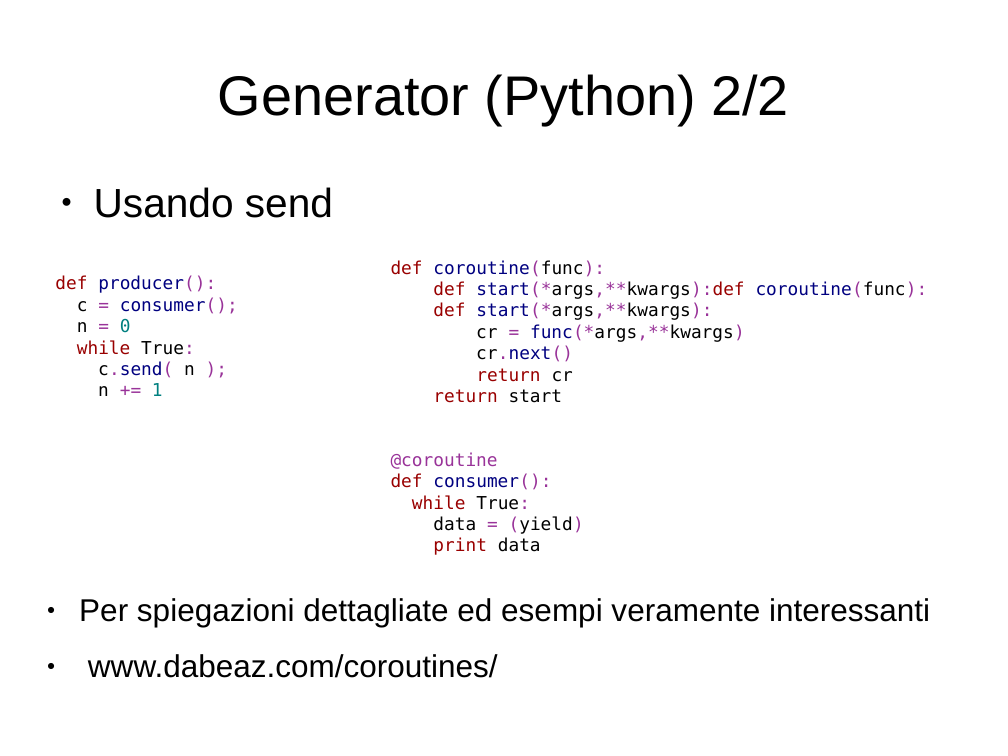
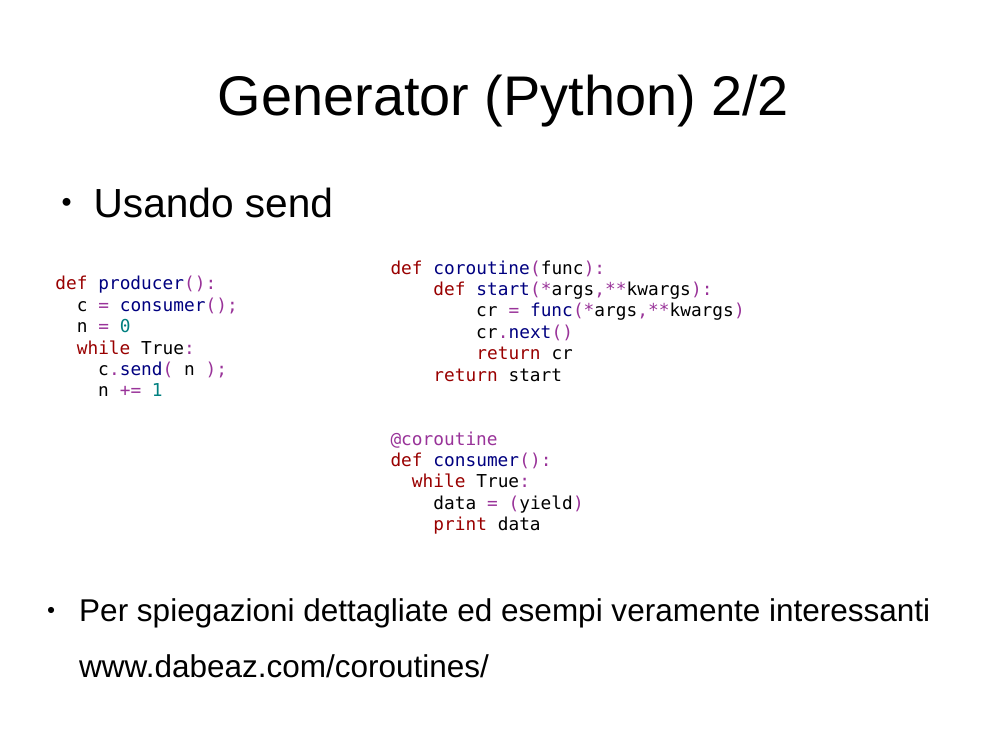
Before and after one commit to mdionisio/workshop_coroutine, a slide deck: slide 7 of presentazione.odp. Drawn at 1008x756 pixels with LibreOffice and Linux fonts; fonts in the diff are those of the drawing. Boxes give left, top, right and bottom in pixels: in the first picture for what was removed or moved away, otherwise in the second. Text is boxed around its words. In the diff, an @@ line names an element or a change of style, - is before the commit and + after.

```diff
--- a/presentazione.odp
+++ b/presentazione.odp
@@ text at box(433, 281, 928, 299): paragraph removed @@
-def start(*args,**kwargs):def coroutine(func):
@@ text at box(79, 654, 489, 678): bullet ● to none @@
```
Also in this commit, not shown: 7 other slides changed.
